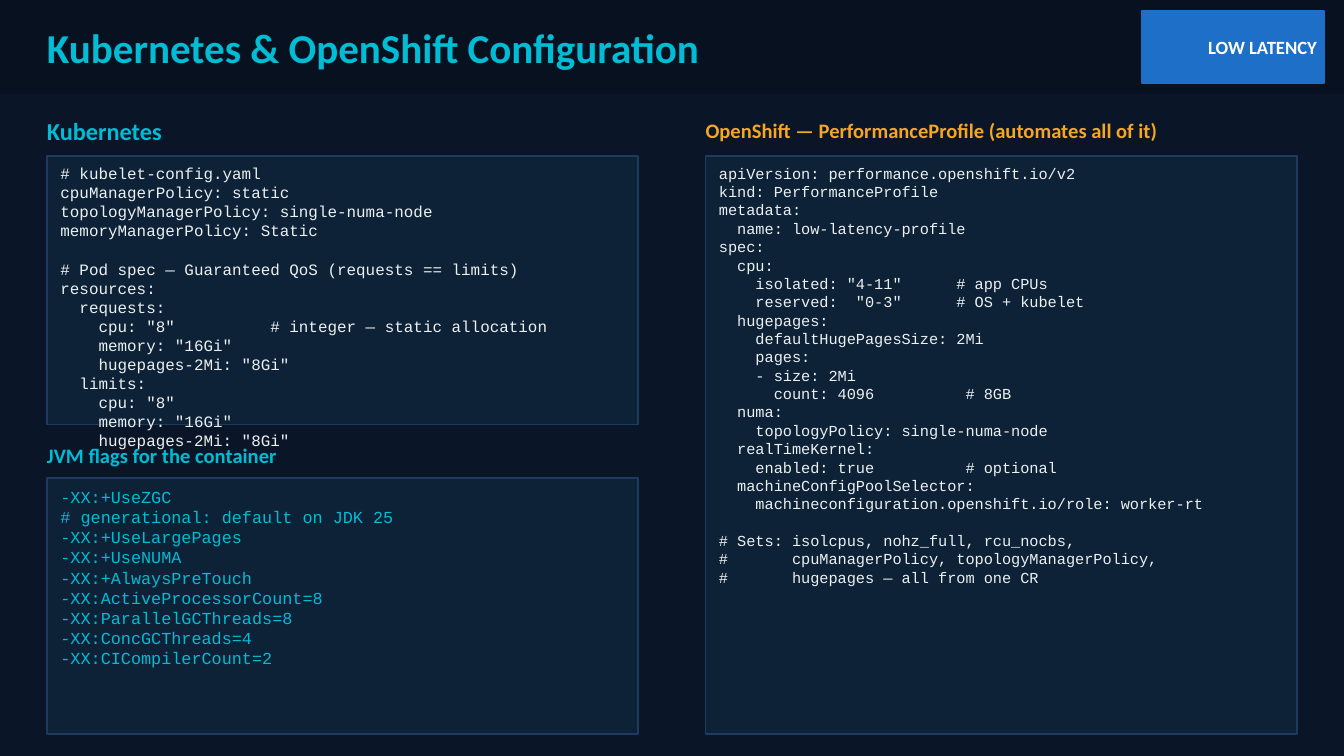
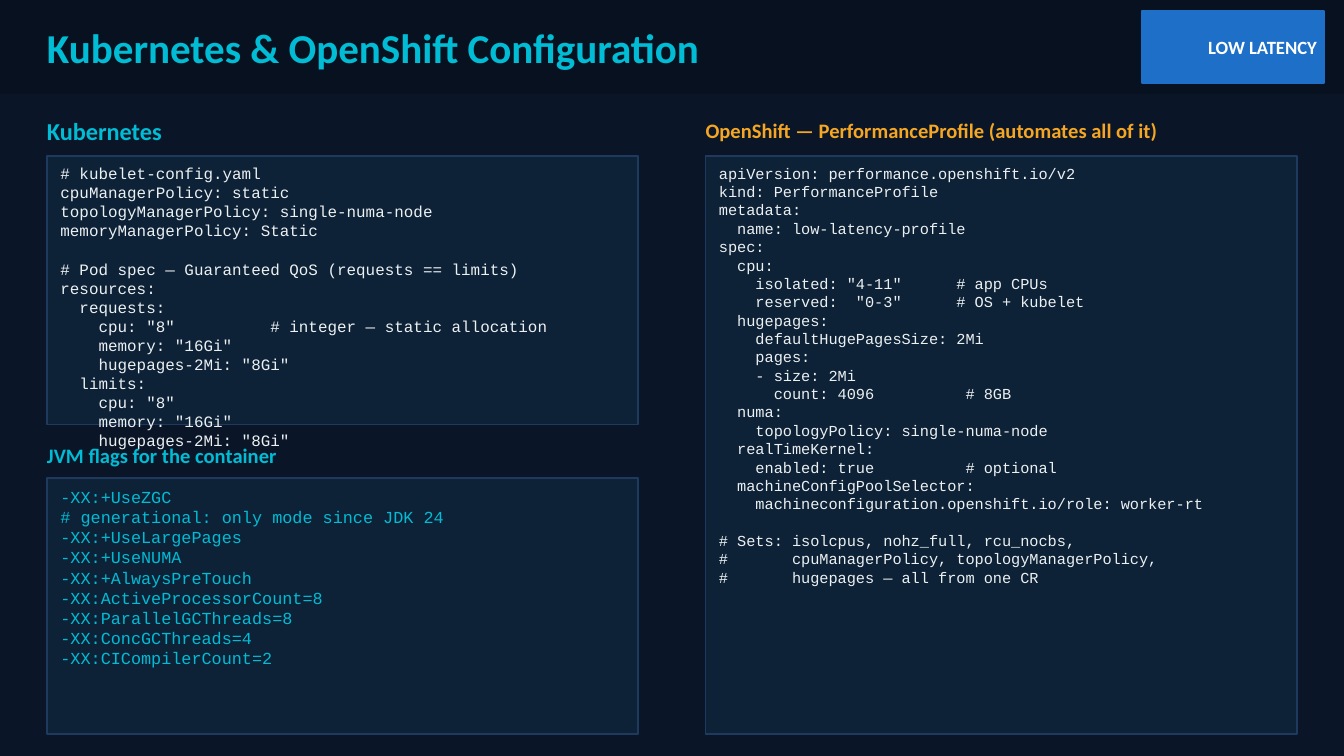
Before and after one commit to patterncatalyst/quarkus-optimization, a slide deck: slide 42 of presentation/optimizing-quarkus-on-kubernetes.pptx. Drawn at 1344x756 pixels with LibreOffice and Linux fonts; fonts in the diff are those of the drawing. Boxes give left, top, right and bottom in pixels: in the first picture for what was removed or moved away, otherwise in the second. Text is boxed around its words. In the diff, an @@ line names an element or a change of style, - is before the commit and + after.

```diff
--- a/presentation/optimizing-quarkus-on-kubernetes.pptx
+++ b/presentation/optimizing-quarkus-on-kubernetes.pptx
@@ text at box(81, 511, 444, 527): text changed @@
-# generational: default on JDK 25
+# generational: only mode since JDK 24
```
Also in this commit, not shown: 6 other slides changed, 6 other files.
